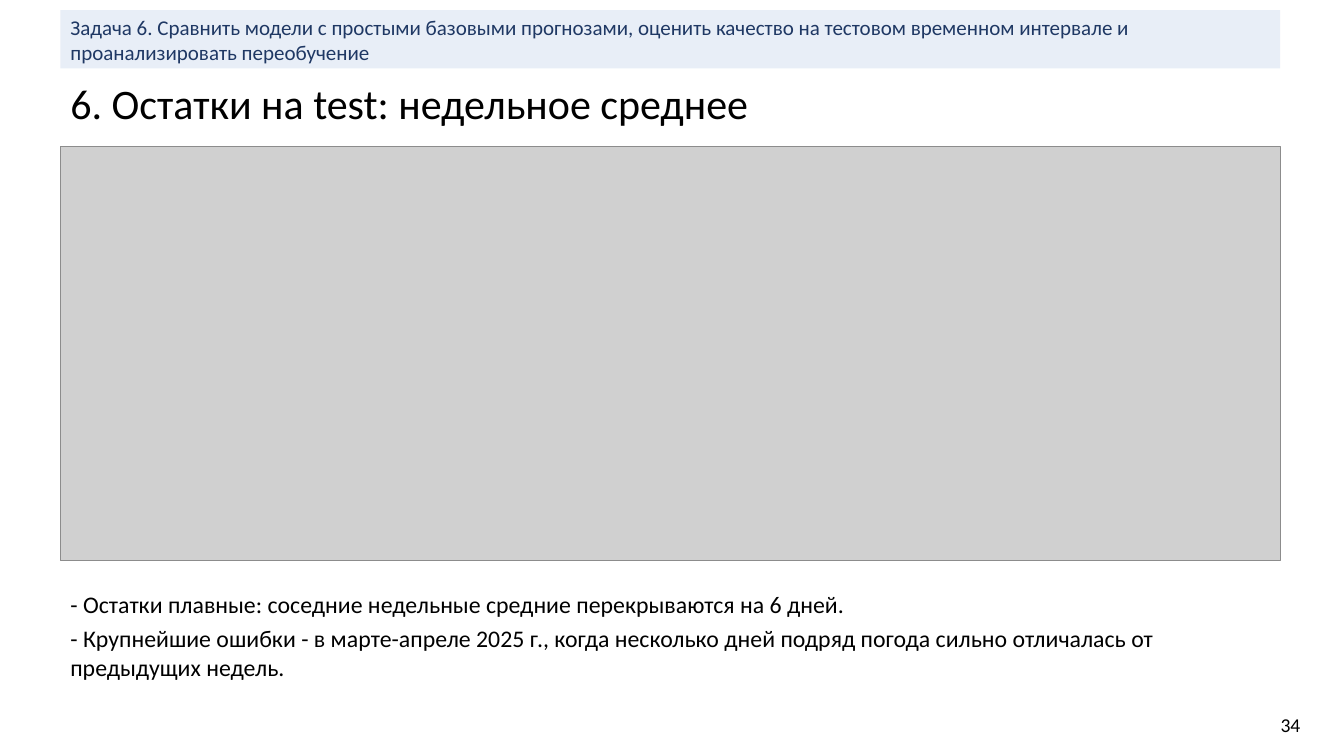
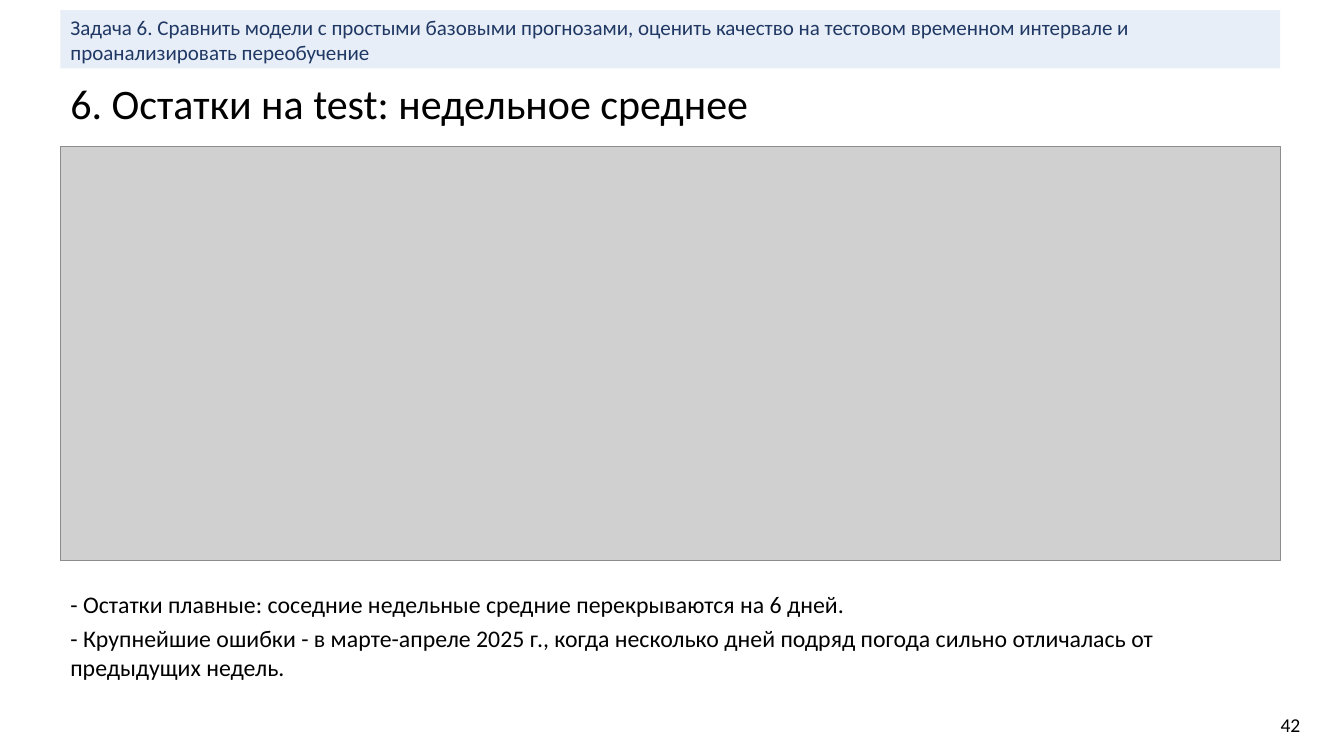
Before and after one commit to bigflyy/nn-uni, a slide deck: slide 42 of labs/lab2/nn-lab-2.pptx (slide 34 before the commit). Drawn at 1344x756 pixels with LibreOffice and Linux fonts; fonts in the diff are those of the drawing; grey boxes stand for pictures. Boxes give left, top, right and bottom in pixels: in the first picture for what was removed or moved away, otherwise in the second. Text is boxed around its words. In the diff, an @@ line names an element or a change of style, - is before the commit and + after.

```diff
--- a/labs/lab2/nn-lab-2.pptx
+++ b/labs/lab2/nn-lab-2.pptx
@@ text at box(1281, 719, 1301, 732): text changed @@
-34
+42
```
Also in this commit, not shown: 15 other slides changed, 12 slides added, 38 other files.
